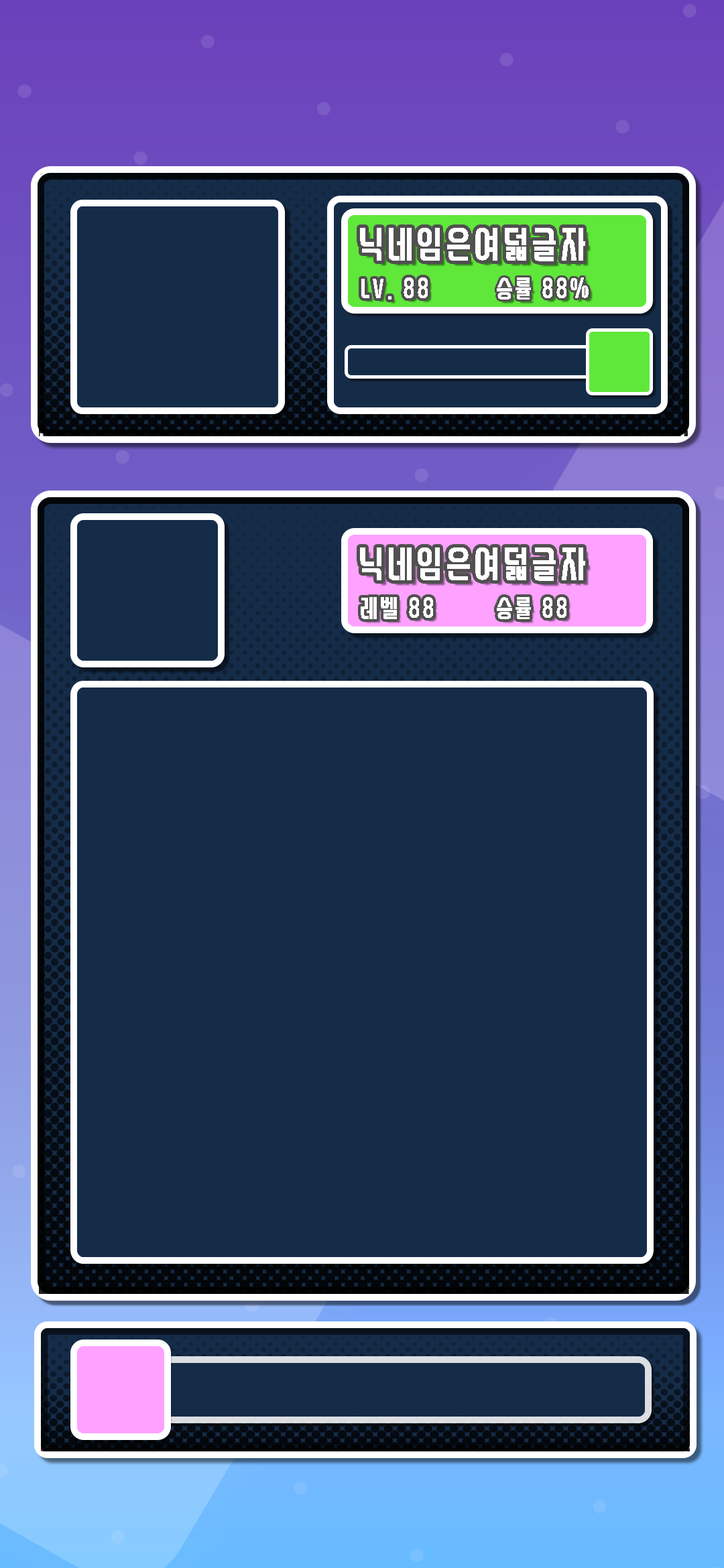
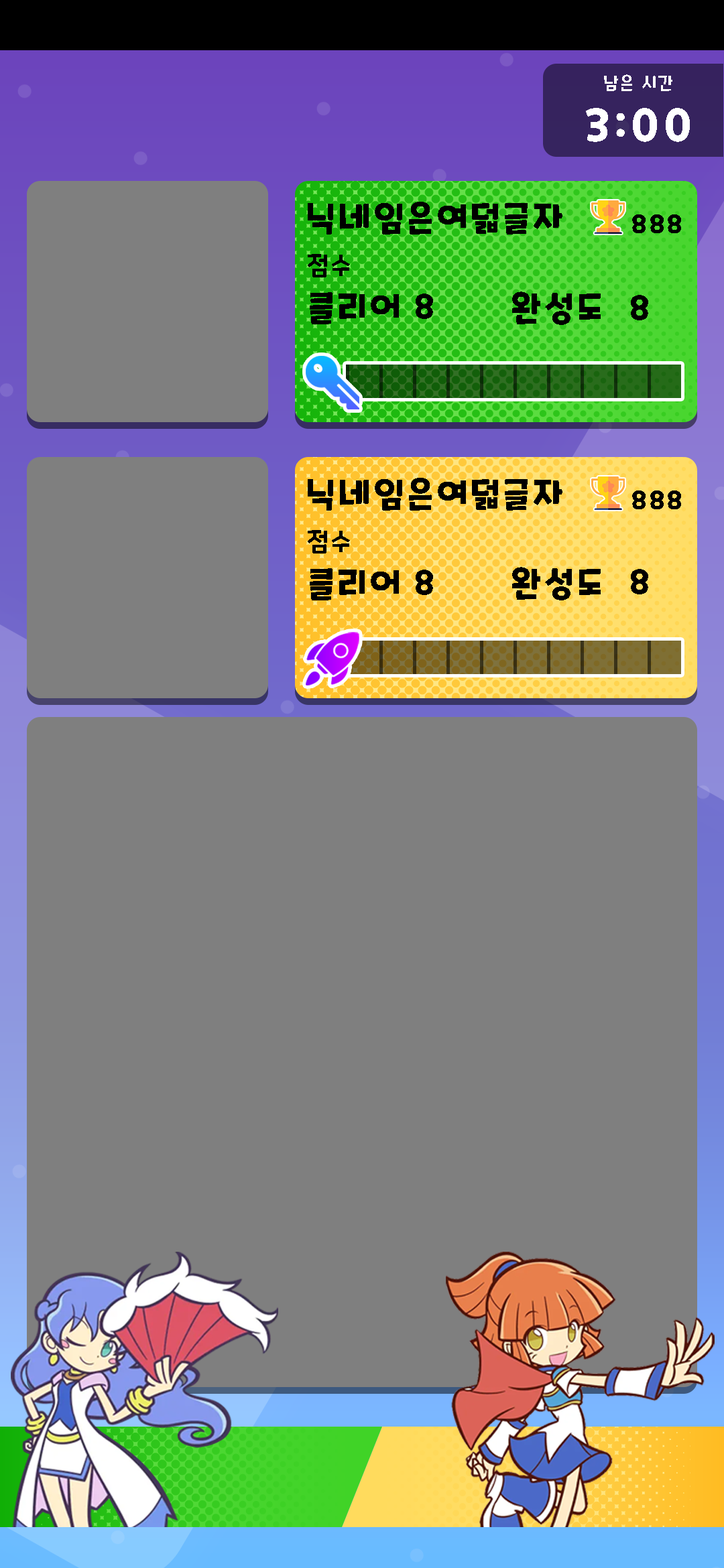
Before/after of a w=724, h=1568 layered artwork. What changed in the layer stack:
added group "스킬연출" with 8 layers above "YouWin" over (x1=0, y1=1251, x2=724, y2=1528)
added layer "Player3 copy" in group "스킬연출" over (x1=10, y1=1251, x2=279, y2=1516)
added layer "Player3" in group "스킬연출" over (x1=10, y1=1251, x2=279, y2=1528)
added layer "Player1 copy" in group "스킬연출" over (x1=445, y1=1251, x2=715, y2=1525)
added layer "Player1" in group "스킬연출" over (x1=445, y1=1251, x2=715, y2=1528)
removed group "상대방 창" (9 layers) over (x1=30, y1=166, x2=703, y2=451)
renamed "CompetitorUIFrame" to "Player3SkillIcon", moved it out of group "상대방 창", painted on it over (x1=305, y1=195, x2=674, y2=421)
removed layer "CompetitorFrame" (2nd of 2, in "상대방 창") from group "상대방 창" over (x1=30, y1=166, x2=703, y2=451)
removed group "PlayerGameBoard" (7 layers) over (x1=30, y1=490, x2=702, y2=1307)
removed layer "GameBoard" from group "PlayerGameBoard" over (x1=70, y1=680, x2=660, y2=1270)
removed layer "GameBoardFrame" from group "PlayerGameBoard" over (x1=30, y1=490, x2=702, y2=1307)
removed group "Skill" (3 layers) over (x1=34, y1=1321, x2=704, y2=1466)
removed layer "SkillFrame" from group "Skill" over (x1=34, y1=1321, x2=704, y2=1466)
added layer "Rectangle 3 copy 3" (soft light) above "Rectangle 3 copy" over (x1=294, y1=180, x2=697, y2=423)
added layer "Rectangle 3 copy" above "Rectangle 2 copy" over (x1=294, y1=180, x2=697, y2=423)
added layer "Rectangle 2 copy" above "TrophyIcon" over (x1=26, y1=180, x2=269, y2=423)
added layer "Rectangle 3 copy 2" (soft light) above "Rectangle 3" over (x1=294, y1=456, x2=697, y2=699)
added layer "Rectangle 3" above "Rectangle 2" over (x1=294, y1=456, x2=697, y2=699)
added layer "Rectangle 2" above "Rectangle 1" over (x1=26, y1=456, x2=269, y2=699)
added layer "Rectangle 1" above "BG" over (x1=26, y1=716, x2=697, y2=1388)
…and 42 more changes (28 added, 1 painted, 13 removed, 1 renamed, 1 stack)
